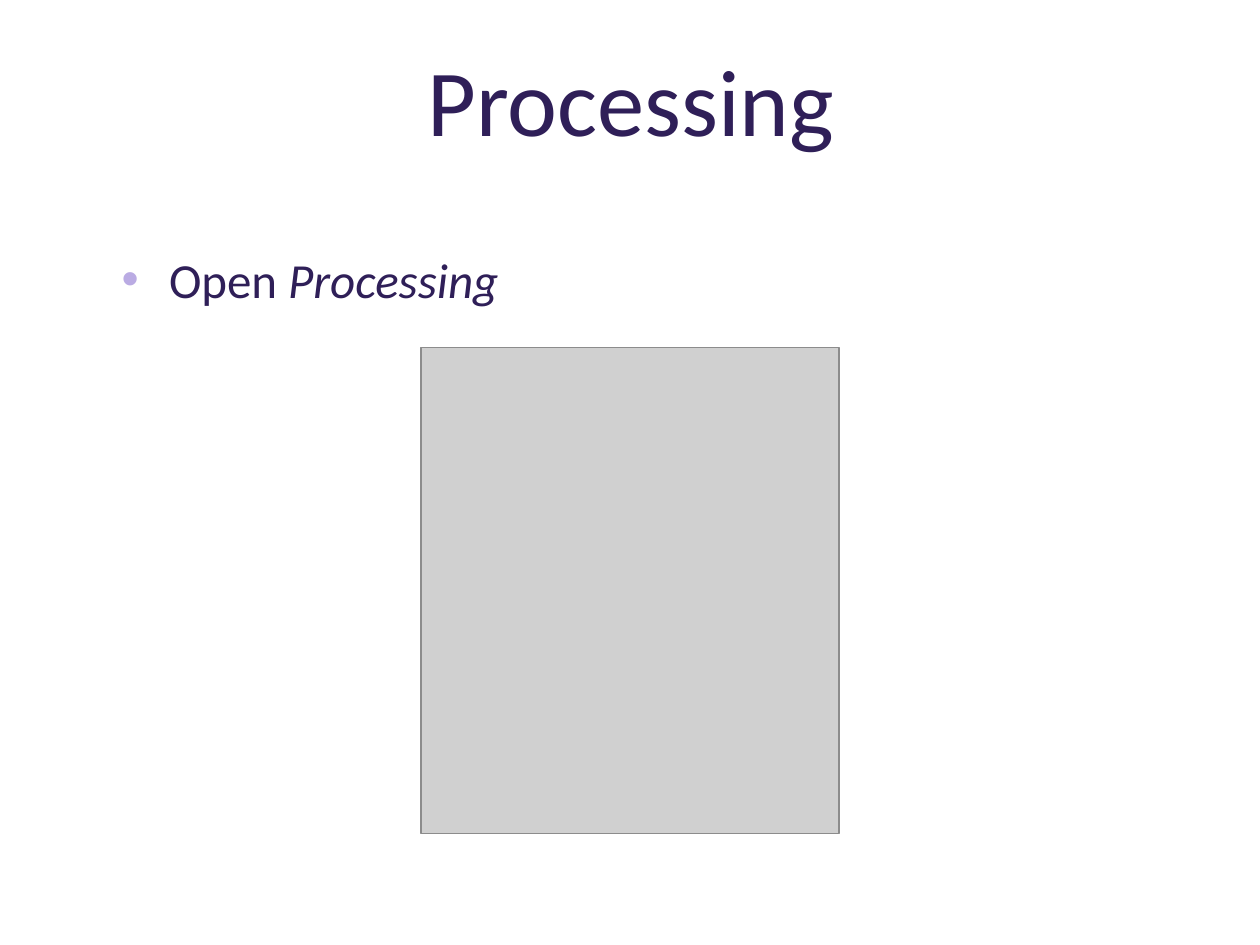
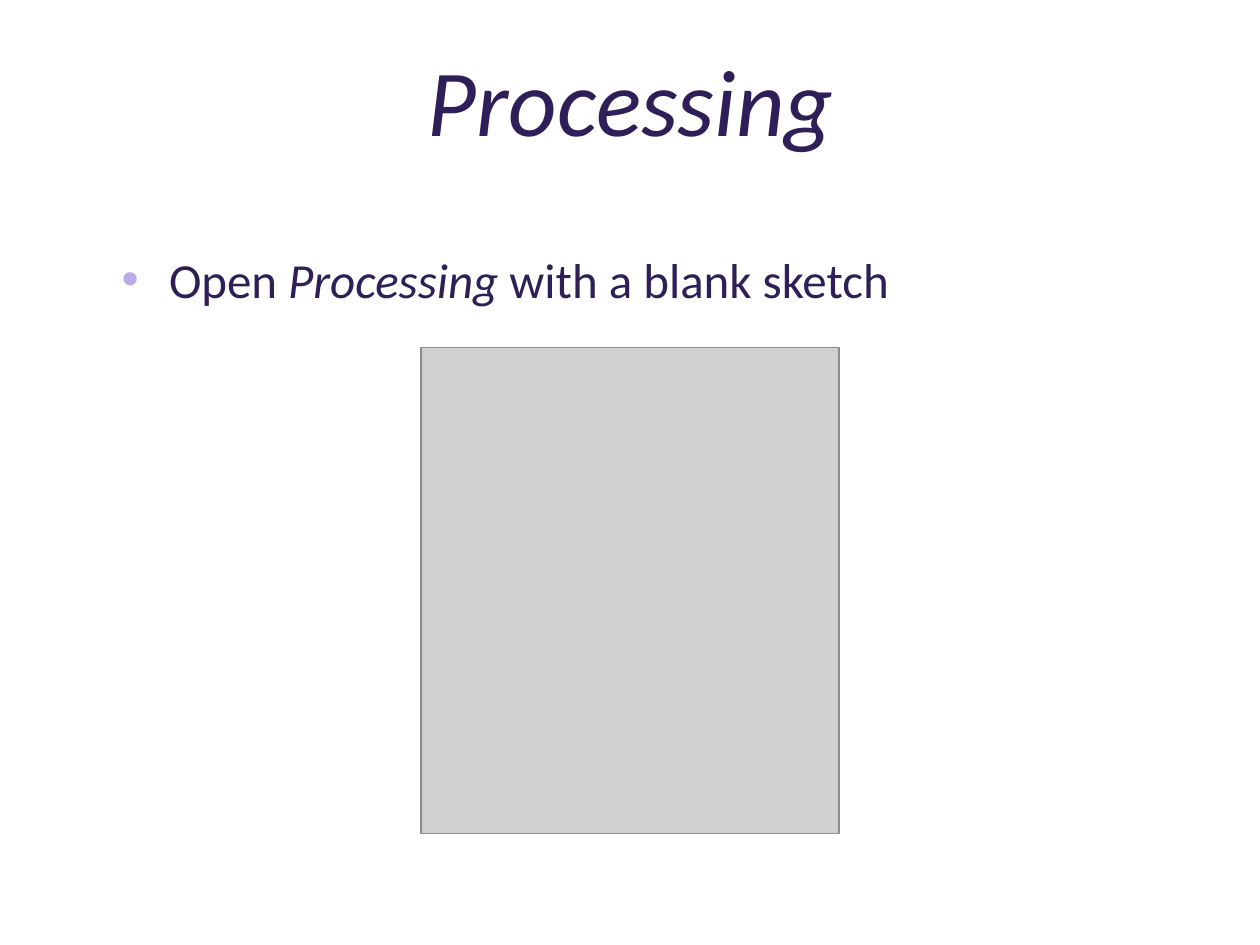
Before and after one commit to deenaengel/TF3_ProcessingSlides, a slide deck: slide 7 of Processing_Presentation_TF3_DE_notes.pptx (slide 6 before the commit). Drawn at 1260x945 pixels with LibreOffice and Linux fonts; fonts in the diff are those of the drawing; grey boxes stand for pictures; background and template pictures are left out. Boxes give left, top, right and bottom in pixels: in the first picture for what was removed or moved away, otherwise in the second. Text is boxed around its words. In the diff, an @@ line names an element or a change of style, - is before the commit and + after.

```diff
--- a/Processing_Presentation_TF3_DE_notes.pptx
+++ b/Processing_Presentation_TF3_DE_notes.pptx
@@ title "Processing" at <box>428,71,834,153</box>: italic on @@
@@ text at <box>169,264,889,307</box>: text changed; italic off @@
-• Open Processing
+• Open Processing with a blank sketch
```
Also in this commit, not shown: 15 other slides changed, 1 slide added.
